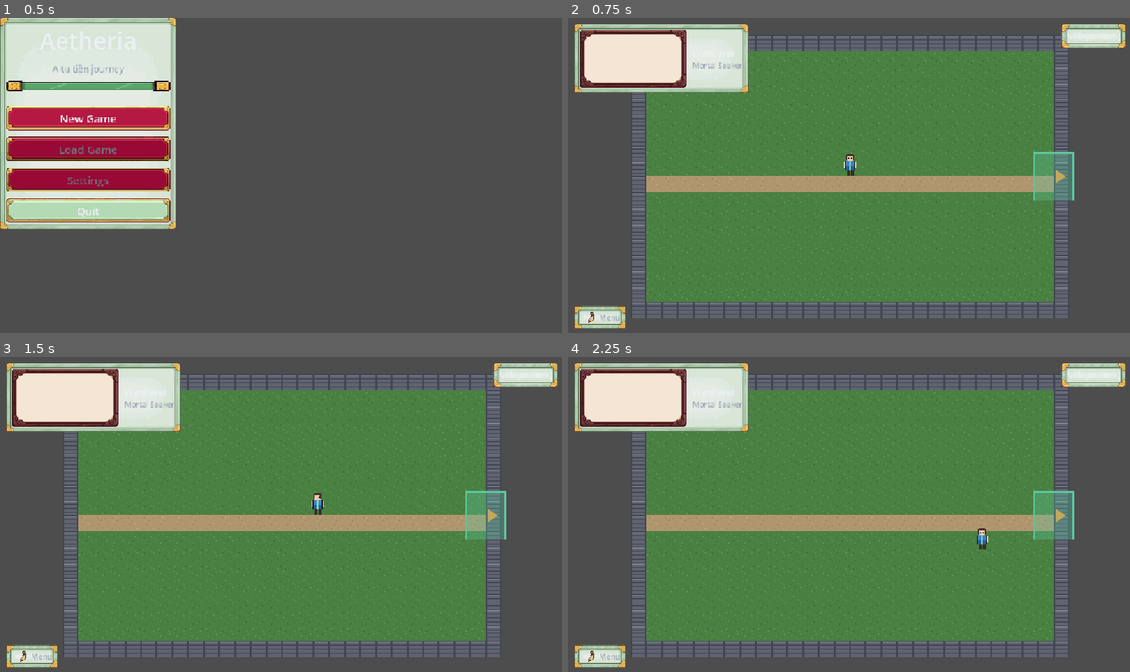
Above: before the commit, frames 1-4 (two rows, left to right).
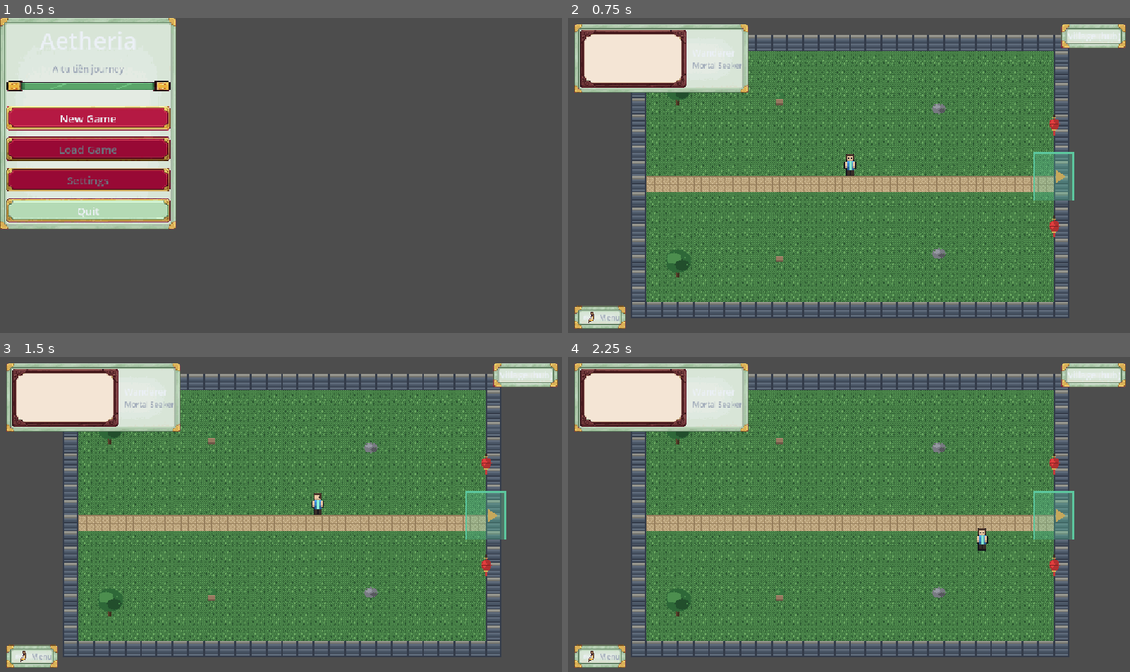
Above: after the commit, the same moments.

Repository: MinhNQ03/Game_2D_Tu_Tien
Game: Godot game, scene res://main.tscn
Same seed, same stepped clock (60 frames per second), same inputs: the game is played once before the commit and once after it.
Inputs (mouse positions are in pixels of both pictures, inside the frame that each line leads up to):
- Up to frame 1 (0.5 s): no input
- Up to frame 2 (0.75 s): click "New Game" at 0.5 s
- Up to frame 3 (1.5 s): tap Enter at 1.25 s; move the mouse to (404, 498) at 1.27 s; hold D (move_right) from 1.28 s (still down); tap J (attack) at 1.35 s; click (404, 498) at 1.42 s
- Up to frame 4 (2.25 s): move the mouse to (736, 530) at 2.02 s; release D (move_right) at 2.03 s; hold S (move_down) from 2.03 s (still down); tap Space (dodge) at 2.1 s

Frame 1 is identical in both runs. In frame 2, 9.7% of the frame differs, in the area x 11-89%, y 5-96%; in frame 3, 9.7%; in frame 4, 9.7%.

Commit message:
feat(art): production-foundation world tileset + garden props + character sprite (D-029)

Diff:
--- a/src/gameplay/maps/field_map.tscn
+++ b/src/gameplay/maps/field_map.tscn
@@ -1,9 +1,13 @@
-[gd_scene load_steps=6 format=3]
+[gd_scene load_steps=10 format=3]
 
 [ext_resource type="Script" path="res://src/gameplay/maps/map_base.gd" id="1_map"]
 [ext_resource type="Script" path="res://src/gameplay/maps/map_exit_zone.gd" id="2_exit"]
 [ext_resource type="TileSet" path="res://data/maps/prototype_tileset.tres" id="3_tileset"]
 [ext_resource type="Script" path="res://src/gameplay/maps/prototype_ground.gd" id="4_ground"]
+[ext_resource type="Texture2D" path="res://assets/sprites/props/prop_lantern.png" id="5_lantern"]
+[ext_resource type="Texture2D" path="res://assets/sprites/props/prop_tree.png" id="6_tree"]
+[ext_resource type="Texture2D" path="res://assets/sprites/props/prop_rock.png" id="7_rock"]
+[ext_resource type="Texture2D" path="res://assets/sprites/props/prop_planter.png" id="8_planter"]
 
 [sub_resource type="RectangleShape2D" id="RectangleShape2D_wall_h"]
 size = Vector2(480, 16)
@@ -25,6 +29,53 @@
 script = ExtResource("4_ground")
 fill_rect = Rect2i(1, 1, 28, 18)
 draw_path_stripe = false
+
+[node name="Decor" type="Node2D" parent="Visual"]
+
+[node name="TreeN1" type="Sprite2D" parent="Visual/Decor"]
+texture_filter = 1
+position = Vector2(120, 72)
+texture = ExtResource("6_tree")
+
+[node name="TreeN2" type="Sprite2D" parent="Visual/Decor"]
+texture_filter = 1
+position = Vector2(300, 68)
+texture = ExtResource("6_tree")
+
+[node name="TreeS1" type="Sprite2D" parent="Visual/Decor"]
+texture_filter = 1
+position = Vector2(160, 252)
+texture = ExtResource("6_tree")
+
+[node name="TreeS2" type="Sprite2D" parent="Visual/Decor"]
+texture_filter = 1
+position = Vector2(400, 248)
+texture = ExtResource("6_tree")
+
+[node name="RockN" type="Sprite2D" parent="Visual/Decor"]
+texture_filter = 1
+position = Vector2(236, 76)
+texture = ExtResource("7_rock")
+
+[node name="RockS" type="Sprite2D" parent="Visual/Decor"]
+texture_filter = 1
+position = Vector2(300, 244)
+texture = ExtResource("7_rock")
+
+[node name="PlanterE" type="Sprite2D" parent="Visual/Decor"]
+texture_filter = 1
+position = Vector2(430, 160)
+texture = ExtResource("8_planter")
+
+[node name="LanternN" type="Sprite2D" parent="Visual/Decor"]
+texture_filter = 1
+position = Vector2(72, 104)
+texture = ExtResource("5_lantern")
+
+[node name="LanternS" type="Sprite2D" parent="Visual/Decor"]
+texture_filter = 1
+position = Vector2(72, 216)
+texture = ExtResource("5_lantern")
 
 [node name="Collision" type="Node2D" parent="."]
 
--- a/src/gameplay/maps/hub_map.tscn
+++ b/src/gameplay/maps/hub_map.tscn
@@ -1,9 +1,13 @@
-[gd_scene load_steps=6 format=3]
+[gd_scene load_steps=10 format=3]
 
 [ext_resource type="Script" path="res://src/gameplay/maps/map_base.gd" id="1_map"]
 [ext_resource type="Script" path="res://src/gameplay/maps/map_exit_zone.gd" id="2_exit"]
 [ext_resource type="TileSet" path="res://data/maps/prototype_tileset.tres" id="3_tileset"]
 [ext_resource type="Script" path="res://src/gameplay/maps/prototype_ground.gd" id="4_ground"]
+[ext_resource type="Texture2D" path="res://assets/sprites/props/prop_lantern.png" id="5_lantern"]
+[ext_resource type="Texture2D" path="res://assets/sprites/props/prop_tree.png" id="6_tree"]
+[ext_resource type="Texture2D" path="res://assets/sprites/props/prop_rock.png" id="7_rock"]
+[ext_resource type="Texture2D" path="res://assets/sprites/props/prop_planter.png" id="8_planter"]
 
 [sub_resource type="RectangleShape2D" id="RectangleShape2D_wall_h"]
 size = Vector2(480, 16)
@@ -24,6 +28,48 @@
 tile_set = ExtResource("3_tileset")
 script = ExtResource("4_ground")
 fill_rect = Rect2i(1, 1, 28, 18)
+
+[node name="Decor" type="Node2D" parent="Visual"]
+
+[node name="TreeNW" type="Sprite2D" parent="Visual/Decor"]
+texture_filter = 1
+position = Vector2(64, 72)
+texture = ExtResource("6_tree")
+
+[node name="TreeSW" type="Sprite2D" parent="Visual/Decor"]
+texture_filter = 1
+position = Vector2(64, 248)
+texture = ExtResource("6_tree")
+
+[node name="PlanterN" type="Sprite2D" parent="Visual/Decor"]
+texture_filter = 1
+position = Vector2(168, 80)
+texture = ExtResource("8_planter")
+
+[node name="PlanterS" type="Sprite2D" parent="Visual/Decor"]
+texture_filter = 1
+position = Vector2(168, 240)
+texture = ExtResource("8_planter")
+
+[node name="RockN" type="Sprite2D" parent="Visual/Decor"]
+texture_filter = 1
+position = Vector2(330, 88)
+texture = ExtResource("7_rock")
+
+[node name="RockS" type="Sprite2D" parent="Visual/Decor"]
+texture_filter = 1
+position = Vector2(330, 236)
+texture = ExtResource("7_rock")
+
+[node name="LanternN" type="Sprite2D" parent="Visual/Decor"]
+texture_filter = 1
+position = Vector2(448, 108)
+texture = ExtResource("5_lantern")
+
+[node name="LanternS" type="Sprite2D" parent="Visual/Decor"]
+texture_filter = 1
+position = Vector2(448, 212)
+texture = ExtResource("5_lantern")
 
 [node name="Collision" type="Node2D" parent="."]
 
Binary file changed: assets/sprites/characters/cultivator_f_proto_idle.png
Binary file changed: assets/sprites/characters/elder_proto_idle.png
Binary file changed: assets/sprites/characters/merchant_proto_idle.png
Binary file changed: assets/sprites/characters/player_proto.png
Binary file changed: assets/sprites/characters/player_proto_idle.png
Binary file added: assets/sprites/props/prop_lantern.png
Not shown, added: assets/sprites/props/prop_lantern.png.import
Binary file added: assets/sprites/props/prop_planter.png
Not shown, added: assets/sprites/props/prop_planter.png.import
Binary file added: assets/sprites/props/prop_rock.png
Not shown, added: assets/sprites/props/prop_rock.png.import
Binary file added: assets/sprites/props/prop_tree.png
(and 6 more such lines)
